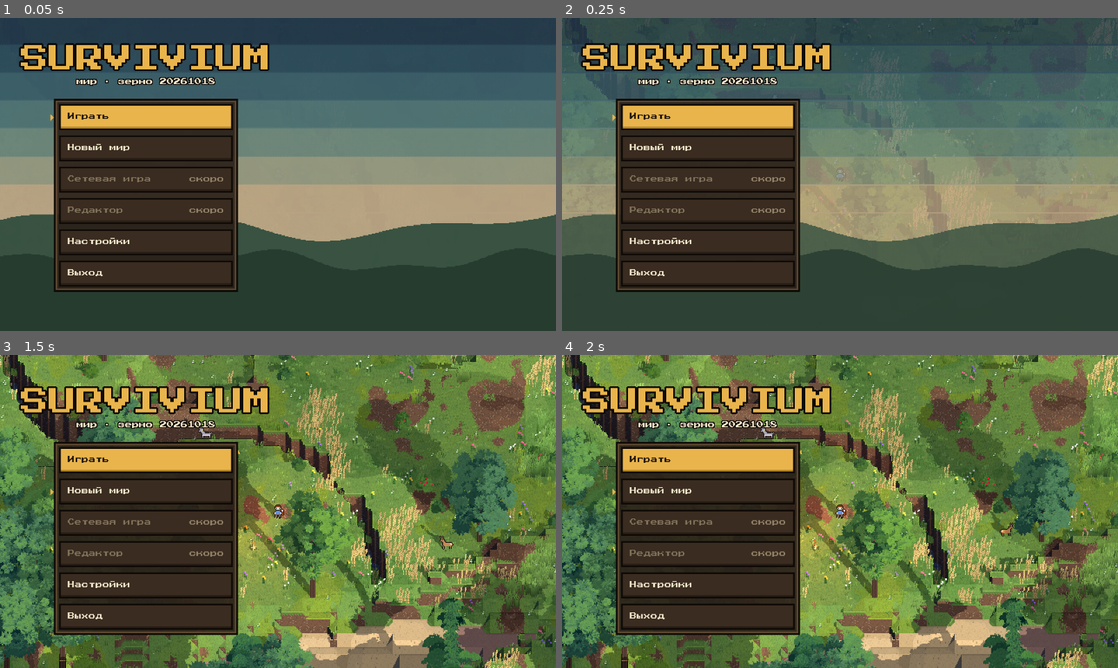
Above: before the commit, frames 1-4 (two rows, left to right).
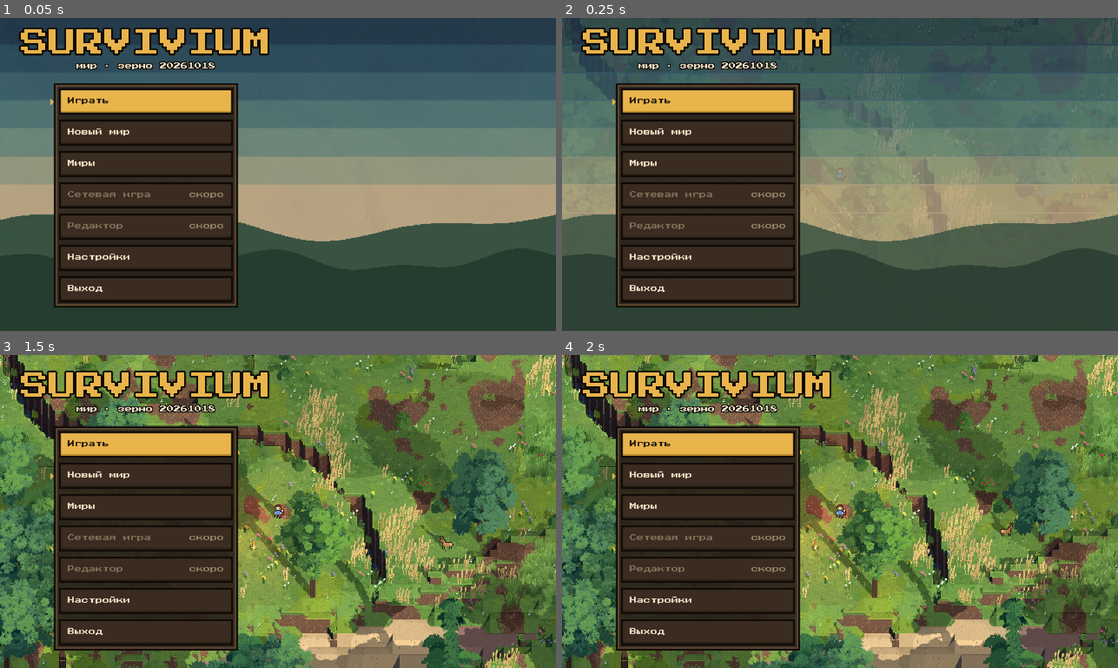
Above: after the commit, the same moments.

Repository: randomboygh/survivium
Game: Godot game, scene res://scenes/main.tscn
Two runs of this game, one before a commit and one after it. Both use one fixed random seed, a clock stepped at 60 frames per second and the inputs below.
Inputs:
- Up to frame 1 (0.05 s): no input
- Up to frame 2 (0.25 s): no input
- Up to frame 3 (1.5 s): click "Новый мир" at 0.5 s; click "Назад" at 1.25 s
- Up to frame 4 (2 s): no input

The runs differ from the first frame. In frame 1, 15% of the frame differs, in the area x 3-49%, y 3-93%; in frame 2, 15%; in frame 3, 16%; in frame 4, 16%, in the area x 3-49%, y 4-95%.

Commit message:
World list in the main menu: open any saved world or delete it
Co-Authored-By: Claude Opus 5.5 (1M context) <noreply@anthropic.com>
Claude-Session: https://claude.ai/code/session_018S8sKSwwyrVSPsgTbHgm48

Diff:
--- a/src/client/main_menu.gd
+++ b/src/client/main_menu.gd
@@ -3,8 +3,9 @@
 ## played last (see SaveGame), which is built behind it meanwhile. "Играть" goes into
 ## that world (as soon as it is built), "Продолжить" once it has a save; "Новый мир"
 ## opens WorldSetup over the menu and restarts the game when the world asked for is
-## another one (a world made before comes back from its save), "Настройки" opens the
-## settings page.
+## another one (a world made before comes back from its save), "Миры" lists the saved
+## worlds to go back to one or delete it (WorldList), "Настройки" opens the settings
+## page.
 ## The network game and the editor are not there yet, so their buttons are disabled,
 ## and "Выход" is disabled in the browser. Until the world is built a painted sky
 ## stands in for it and then fades out. The game's interface is hidden while the menu
@@ -14,6 +15,7 @@
 const UiStyle := preload("res://src/client/ui_style.gd")
 const WorldSetup := preload("res://src/client/world_setup.gd")
 const SettingsMenu := preload("res://src/client/settings_menu.gd")
+const WorldList := preload("res://src/client/world_list.gd")
 
 const WIDTH := 200
 const BUTTON_H := 30
@@ -42,6 +44,7 @@
 var _order := []
 var _focus := 0
 var _settings: SettingsMenu
+## The screen open over the menu: WorldSetup or WorldList.
 var _setup: Control
 ## "Играть" was pressed before the world was built: go in once it is.
 var _want_play := false
@@ -97,6 +100,7 @@
 	_status.horizontal_alignment = HORIZONTAL_ALIGNMENT_CENTER
 	box.add_child(_status)
 	_add_button(box, "new", "Новый мир", _new_world)
+	_add_button(box, "worlds", "Миры", _open_worlds)
 	_add_button(box, "net", "Сетевая игра", Callable(), "скоро")
 	_add_button(box, "editor", "Редактор", Callable(), "скоро")
 	_add_button(box, "settings", "Настройки", _open_settings)
@@ -193,13 +197,27 @@
 	_setup.done.connect(func() -> void:
 		_close_setup()
 		# The world behind the menu is the one asked for: just go in.
-		var seed_value: int = game.settings.values.world_seed
-		var options: Dictionary = game.settings.world_options()
-		if seed_value == game.world_seed and options == game.world_options:
-			play()
-		else:
-			game.save.switch_world(seed_value, options)
-			game.restart())
+		_go_to(game.settings.values.world_seed, game.settings.world_options()))
+
+
+## Into the world of `seed_value` and `options`: the one behind the menu at once, any
+## other by a restart (from its save if it has one).
+func _go_to(seed_value: int, options: Dictionary) -> void:
+	if seed_value == game.world_seed and options == game.world_options:
+		play()
+	else:
+		game.save.switch_world(seed_value, options)
+		game.restart()
+
+
+func _open_worlds() -> void:
+	_column.visible = false
+	_setup = WorldList.new(game)
+	_screen.add_child(_setup)
+	_setup.cancelled.connect(_close_setup)
+	_setup.chosen.connect(func(seed_value: int, options: Dictionary) -> void:
+		_close_setup()
+		_go_to(seed_value, options))
 
 
 func _close_setup() -> void:
--- /dev/null
+++ b/src/client/world_list.gd
@@ -0,0 +1,153 @@
+extends Control
+## The saved worlds (see WorldStore.list_worlds), the one saved last first: a row each
+## with its seed, kind and day (and when it was saved, in the tooltip). Tapping a row picks that world
+## (`chosen`); "Удалить" asks again and then deletes it from the device. The world
+## being played cannot be deleted. "Назад" (or Escape) leaves. It covers the whole
+## screen over a shade of the world behind, the panel in the middle. `game` is the
+## Main node.
+
+const UiStyle := preload("res://src/client/ui_style.gd")
+const WorldStore := preload("res://src/shared/world_store.gd")
+const WorldSetup := preload("res://src/client/world_setup.gd")
+
+const ROW_WIDTH := 170
+const ROW_H := 36
+const DELETE_WIDTH := 76
+## Rows shown before the list scrolls.
+const VISIBLE_ROWS := 5
+const BACKDROP := Color(0.03, 0.03, 0.04, 0.55)
+
+signal chosen(seed_value: int, options: Dictionary)
+signal cancelled
+
+var game
+var _panel: PanelContainer
+var _rows: VBoxContainer
+var _scroll: ScrollContainer
+## The delete button waiting for its second tap.
+var _armed: Button
+
+
+func _init(g) -> void:
+	game = g
+
+
+func _ready() -> void:
+	mouse_filter = Control.MOUSE_FILTER_STOP
+	_panel = PanelContainer.new()
+	add_child(_panel)
+	var outer := VBoxContainer.new()
+	outer.add_theme_constant_override("separation", 8)
+	_panel.add_child(outer)
+	var title := UiStyle.label("Миры", UiStyle.ACCENT)
+	title.add_theme_font_size_override("font_size", UiStyle.FONT_SIZE_BIG)
+	title.horizontal_alignment = HORIZONTAL_ALIGNMENT_CENTER
+	outer.add_child(title)
+	_scroll = ScrollContainer.new()
+	_scroll.horizontal_scroll_mode = ScrollContainer.SCROLL_MODE_DISABLED
+	outer.add_child(_scroll)
+	_rows = VBoxContainer.new()
+	_rows.add_theme_constant_override("separation", 4)
+	_scroll.add_child(_rows)
+	var back := Button.new()
+	back.text = "Назад"
+	back.focus_mode = Control.FOCUS_NONE
+	back.custom_minimum_size = Vector2(96, 36)
+	back.size_flags_horizontal = Control.SIZE_SHRINK_BEGIN
+	back.pressed.connect(cancelled.emit)
+	outer.add_child(back)
+	_fill()
+	get_parent().resized.connect(_fit)
+	_fit()
+
+
+## One row per saved world.
+func _fill() -> void:
+	for c in _rows.get_children():
+		c.queue_free()
+	_armed = null
+	var worlds := WorldStore.list_worlds()
+	if worlds.is_empty():
+		var none := UiStyle.label("Сохранённых миров пока нет", UiStyle.MUTED)
+		none.custom_minimum_size = Vector2(ROW_WIDTH + DELETE_WIDTH + 4, ROW_H)
+		none.vertical_alignment = VERTICAL_ALIGNMENT_CENTER
+		_rows.add_child(none)
+	for w: Dictionary in worlds:
+		var current: bool = w.seed == game.world_seed and w.settings == game.world_options
+		var row := HBoxContainer.new()
+		row.add_theme_constant_override("separation", 4)
+		_rows.add_child(row)
+		var pick := Button.new()
+		pick.text = "зерно %d\n%s · день %d" % [w.seed, _kind(w.settings), w.day]
+		pick.tooltip_text = "Сохранён %s, в игре %d мин" % [w.saved.replace("T", " "), int(w.played / 60.0)]
+		pick.focus_mode = Control.FOCUS_NONE
+		pick.alignment = HORIZONTAL_ALIGNMENT_LEFT
+		pick.custom_minimum_size = Vector2(ROW_WIDTH, ROW_H)
+		if current:
+			for state in ["normal", "hover", "pressed", "hover_pressed"]:
+				pick.add_theme_stylebox_override(state, UiStyle.button(state, true))
+			for c in ["font_color", "font_hover_color", "font_pressed_color", "font_hover_pressed_color"]:
+				pick.add_theme_color_override(c, UiStyle.DARK_INK)
+		var seed_value: int = w.seed
+		var options: Dictionary = w.settings
+		pick.pressed.connect(func() -> void: chosen.emit(seed_value, options))
+		row.add_child(pick)
+		var del := Button.new()
+		del.focus_mode = Control.FOCUS_NONE
+		del.custom_minimum_size = Vector2(DELETE_WIDTH, ROW_H)
+		if current:
+			# The world being played stays.
+			del.text = "сейчас"
+			del.disabled = true
+		else:
+			del.text = "Удалить"
+			var dir: String = w.dir
+			del.pressed.connect(func() -> void: _delete(del, dir))
+		row.add_child(del)
+	var shown := mini(maxi(worlds.size(), 1), VISIBLE_ROWS)
+	_scroll.custom_minimum_size = Vector2(ROW_WIDTH + DELETE_WIDTH + 4, shown * (ROW_H + 4) - 4)
+
+
+## The first tap asks, the second deletes.
+func _delete(button: Button, dir: String) -> void:
+	if _armed != button:
+		if _armed != null:
+			_armed.text = "Удалить"
+			_armed.remove_theme_color_override("font_color")
+		_armed = button
+		button.text = "Точно?"
+		button.add_theme_color_override("font_color", UiStyle.DANGER)
+		return
+	WorldStore.new(dir).erase()
+	print("world deleted: %s" % dir)
+	_fill()
+	_fit.call_deferred()
+
+
+## The name of the kind of world the settings match (see WorldSetup.KINDS).
+static func _kind(settings: Dictionary) -> String:
+	var now: Array = WorldSetup.OPTIONS.map(func(o: String) -> int: return settings.get(o, 1))
+	for k: Array in WorldSetup.KINDS:
+		if k[1] == now:
+			return (k[0] as String).to_lower()
+	return "свой"
+
+
+func _fit() -> void:
+	var screen: Vector2 = get_parent().size
+	position = Vector2.ZERO
+	size = screen
+	_panel.reset_size()
+	_panel.position = ((screen - _panel.size) * 0.5).floor()
+	move_to_front()
+	queue_redraw()
+
+
+func _draw() -> void:
+	draw_rect(Rect2(Vector2.ZERO, size), BACKDROP)
+
+
+func _unhandled_input(event: InputEvent) -> void:
+	if event is InputEventKey and event.pressed and not event.echo and event.physical_keycode == KEY_ESCAPE:
+		get_viewport().set_input_as_handled()
+		cancelled.emit()
--- a/src/shared/world_store.gd
+++ b/src/shared/world_store.gd
@@ -53,6 +53,27 @@
 
 static func write_current(seed_value: int, options: Dictionary) -> void:
 	write_json_at(root + "/current.json", {"seed": seed_value, "settings": options})
+
+
+## The saved worlds, the one saved last first: {"dir", "seed", "settings", "day",
+## "saved", "played"} each, from their world.json.
+static func list_worlds() -> Array:
+	var out := []
+	if not DirAccess.dir_exists_absolute(root):
+		return out
+	for name in DirAccess.get_directories_at(root):
+		var meta := read_json_at("%s/%s/%s" % [root, name, WORLD])
+		if meta.get("format") != float(FORMAT) or not meta.get("seed") is float:
+			continue
+		var settings := {}
+		var saved_settings: Dictionary = meta.get("settings", {})
+		for k in ["size", "water", "mountains", "rivers", "biomes"]:
+			settings[k] = int(saved_settings.get(k, 1))
+		out.append({"dir": "%s/%s" % [root, name], "seed": int(meta.seed), "settings": settings,
+			"day": int(meta.get("sky", {}).get("day", 1)), "saved": str(meta.get("saved", "")),
+			"played": float(meta.get("played", 0.0))})
+	out.sort_custom(func(a: Dictionary, b: Dictionary) -> bool: return a.saved > b.saved)
+	return out
 
 
 ## True once the world has been saved.
--- a/tests/save_test.gd
+++ b/tests/save_test.gd
@@ -75,6 +75,8 @@
 		frames += 1
 	_check(frames < 100 and main.save.has_save, "the game saves while playing (%d frames)" % frames)
 	main.save.flush()
+	var listed := WorldStore.list_worlds()
+	_check(listed.size() == 1 and listed[0].seed == main.world_seed and listed[0].day == 5, "the world list shows the save")
 	var stood: Vector3 = main.player.position
 	var props: Dictionary = main.props.cells.duplicate()
 	var seed_value: int = main.world_seed
--- a/tools/shot.gd
+++ b/tools/shot.gd
@@ -102,6 +102,8 @@
 	"ui-main-menu-pc": {"time": 0.42, "season": 1, "main_menu": "live"},
 	"ui-main-menu-sky": {"time": 0.42, "season": 1, "touch": true, "main_menu": "sky"},
 	"ui-main-menu-setup": {"time": 0.42, "season": 1, "touch": true, "main_menu": "setup"},
+	# The list of saved worlds, over a few saves made up for it.
+	"ui-main-menu-worlds": {"time": 0.42, "season": 1, "touch": true, "main_menu": "worlds"},
 }
 
 var main: Node
@@ -119,6 +121,18 @@
 	main.skip_setup = true
 	root.add_child(main)
 	_run()
+
+
+## Saved worlds made up for the world list, in a folder of their own.
+func _fake_saves() -> void:
+	main.WorldStore.root = "user://shot_saves"
+	var worlds := [[main.world_seed, main.world_options, 12, "2026-10-20T18:40:00"],
+		[48151623, {"size": 0, "water": 2, "mountains": 1, "rivers": 0, "biomes": 1}, 3, "2026-10-19T21:05:00"],
+		[777, {"size": 1, "water": 1, "mountains": 2, "rivers": 1, "biomes": 1}, 41, "2026-10-18T12:30:00"]]
+	for w: Array in worlds:
+		var store = main.WorldStore.new(main.WorldStore.world_dir(w[0], w[1]))
+		store.write_json(main.WorldStore.WORLD, {"format": main.WorldStore.FORMAT, "seed": w[0], "settings": w[1],
+			"sky": {"day": w[2]}, "saved": w[3], "played": 1800.0})
 
 
 func _run() -> void:
@@ -238,6 +252,10 @@
 				main.menu._new_world()
 				for i in 120:
 					await process_frame
+			if shot.main_menu == "worlds":
+				_fake_saves()
+				main.menu._open_worlds()
+				await process_frame
 			await process_frame
 		if shot.get("map", false):
 			main.hud.map_view.open()
Not shown, changed: README.md
